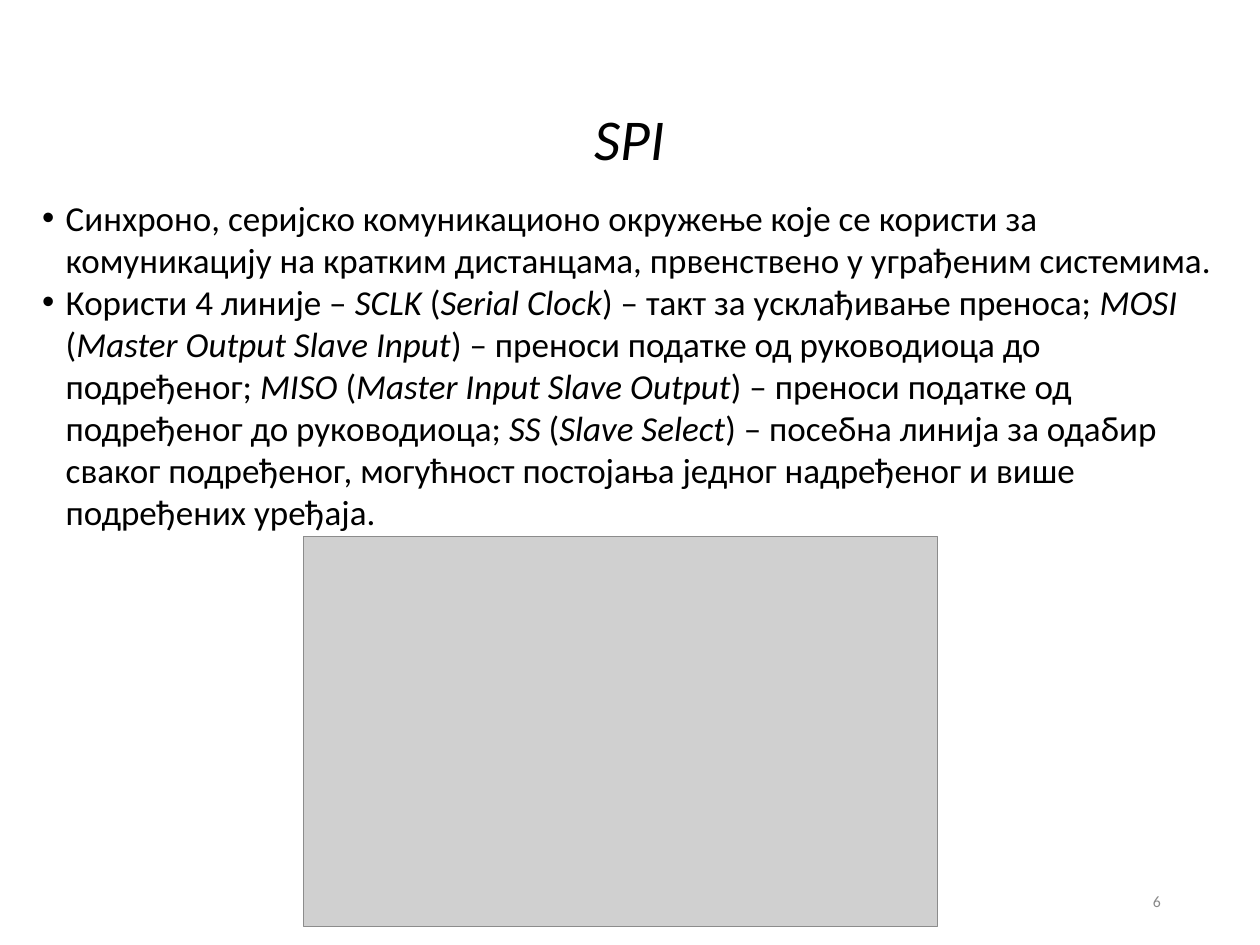
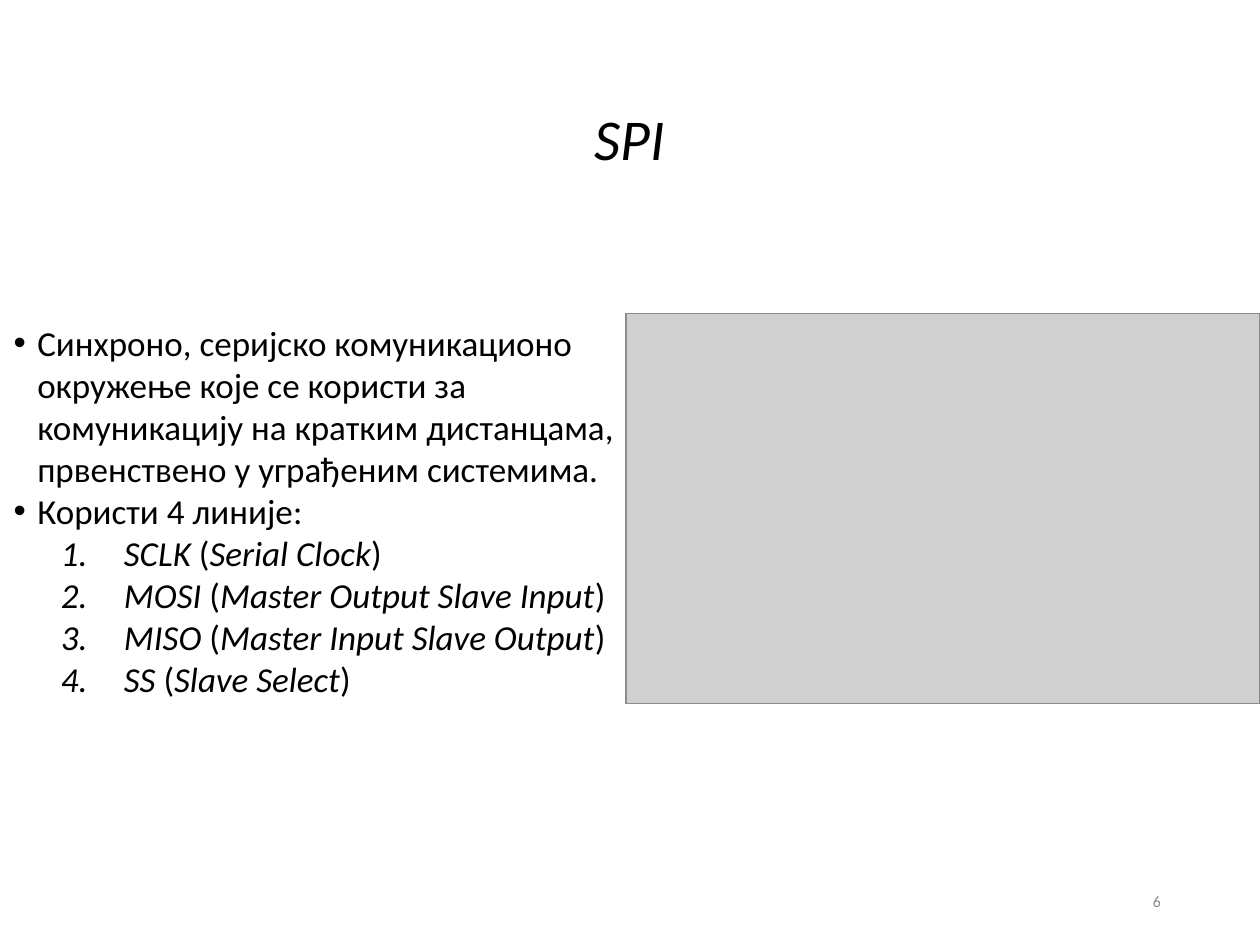
Before and after one commit to fjasic/bsc, a slide deck: slide 6 of documentation/Filip_Jasic_RA46-2014-prezentacija.ppt. Drawn at 1260x945 pixels with LibreOffice and Linux fonts; fonts in the diff are those of the drawing; grey boxes stand for pictures; background and template pictures are left out. Boxes give left, top, right and bottom in pixels: in the first picture for what was removed or moved away, otherwise in the second. Text is boxed around its words. In the diff, an @@ line names an element or a change of style, - is before the commit and + after.

```diff
--- a/documentation/Filip_Jasic_RA46-2014-prezentacija.ppt
+++ b/documentation/Filip_Jasic_RA46-2014-prezentacija.ppt
@@ text "Синхроно, серијско комуникационо окружење које ..." moved from (x1=66, y1=207, x2=1211, y2=531) to (x1=37, y1=332, x2=613, y2=697) @@
@@ picture moved from (x1=304, y1=537, x2=937, y2=927) to (x1=626, y1=314, x2=1260, y2=704) @@
@@ text at (x1=37, y1=500, x2=606, y2=697): text changed; italic on @@
-• Користи 4 линије – SCLK (Serial Clock) – такт за усклађивање преноса; MOSI (Master Output Slave Input) – преноси податке од руководиоца до подређеног; MISO (Master Input Slave Output) – преноси податке од подређеног до руководиоца; SS (Slave Select) – посебна линија за одабир сваког подређеног, могућност постојања једног надређеног и више подређених уређаја.
+• Користи 4 линије:
+  1. SCLK (Serial Clock)
+  2. MOSI (Master Output Slave Input)
+  3. MISO (Master Input Slave Output)
+  4. SS (Slave Select)
```
Also in this commit, not shown: 11 other slides changed, 2 slides removed.
